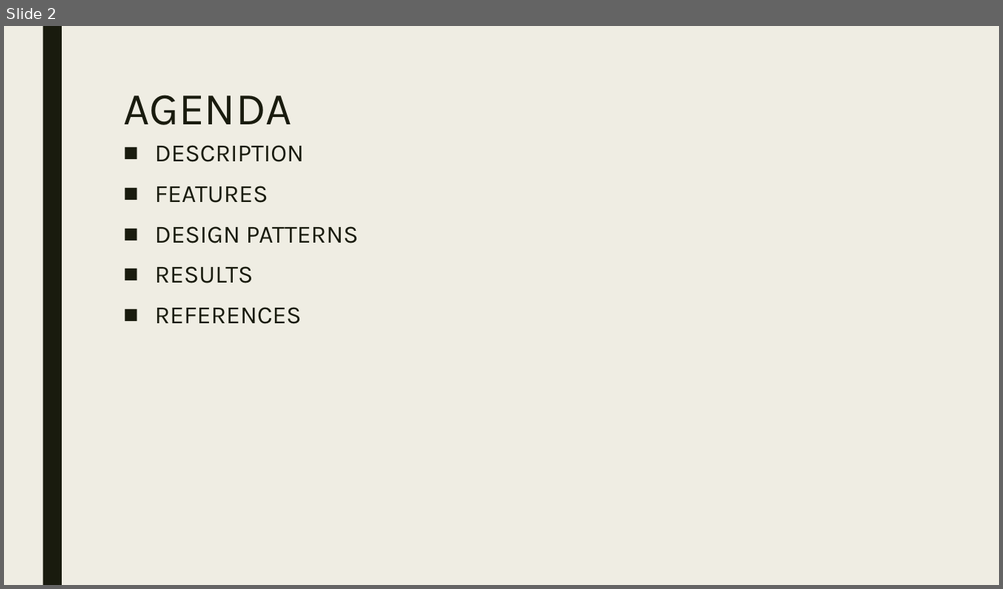
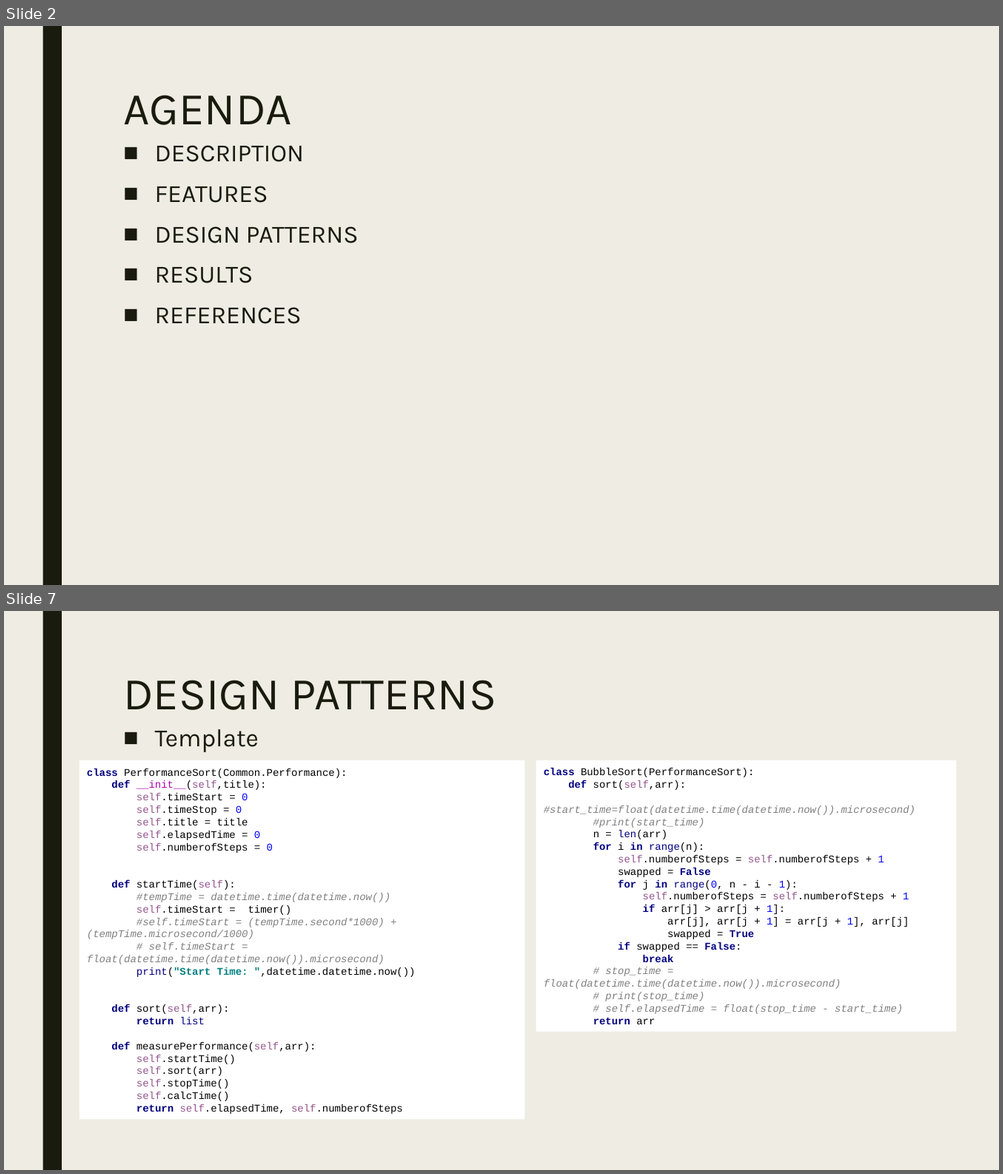
Before and after one commit to gozuacik/cmp5151, a slide deck: sunum_necip_gozuacik_okan_buyuktepe_v1.pptx. Shown one above the other, each under a label of ours: slide 2 before the commit, slides 2 and 7 after it; the slides between them are not shown. The pictures are 1003x589 and 1003x1174 pixels, drawn with LibreOffice and Linux fonts; fonts in the diff are those of the drawing. Boxes give left, top, right and bottom in pixels: in the first picture for what was removed or moved away, otherwise in the second. Text is boxed around its words. In the diff, an @@ line names an element or a change of style, - is before the commit and + after.

Commit message:
Adding new Common file, Updating Search and Sorting files based on Common, Updating presentation

```diff
--- a/sunum_necip_gozuacik_okan_buyuktepe_v1.pptx
+++ b/sunum_necip_gozuacik_okan_buyuktepe_v1.pptx
@@ slide 7 added at (x1=4, y1=611, x2=999, y2=1170), background #EFEDE3; not listed: 1 template element that a slide beside it also shows @@
@@ title added at (x1=123, y1=680, x2=496, y2=710), 44 pt, text #191B0E @@
+DESIGN PATTERNS
@@ text added at (x1=155, y1=729, x2=259, y2=752), 24 pt, text #191B0E @@
+■ Template
@@ rectangle added at (x1=79, y1=761, x2=525, y2=1120), fill #FFFFFF, 10 pt, text #000000 @@
+class PerformanceSort(Common.Performance):
+def __init__(self,title):
+self.timeStart = 0
+self.timeStop = 0
+self.title = title
+self.elapsedTime = 0
+self.numberofSteps = 0
+def startTime(self):
+#tempTime = datetime.time(datetime.now())
+self.timeStart = timer()
+#self.timeStart = (tempTime.second*1000) + (tempTime.microsecond/1000)
+# self.timeStart = float(datetime.time(datetime.now()).microsecond)
+print("Start Time: ",datetime.datetime.now())
+def sort(self,arr):
+return list
+def measurePerformance(self,arr):
+self.startTime()
+self.sort(arr)
+self.stopTime()
+self.calcTime()
+return self.elapsedTime, self.numberofSteps
@@ rectangle added at (x1=536, y1=761, x2=956, y2=1033), fill #FFFFFF, 10 pt, text #808080 @@
+class BubbleSort(PerformanceSort):
+def sort(self,arr):
+#start_time=float(datetime.time(datetime.now()).microsecond)
+#print(start_time)
+n = len(arr)
+for i in range(n):
+self.numberofSteps = self.numberofSteps + 1
+swapped = False
+for j in range(0, n - i - 1):
+self.numberofSteps = self.numberofSteps + 1
+if arr[j] > arr[j + 1]:
+arr[j], arr[j + 1] = arr[j + 1], arr[j]
+swapped = True
+if swapped == False:
+break
+# stop_time = float(datetime.time(datetime.now()).microsecond)
+# print(stop_time)
+# self.elapsedTime = float(stop_time - start_time)
+return arr
```
Also in this commit, not shown: 4 slides changed, 5 other slides added, 1 slide removed, 3 other files.
